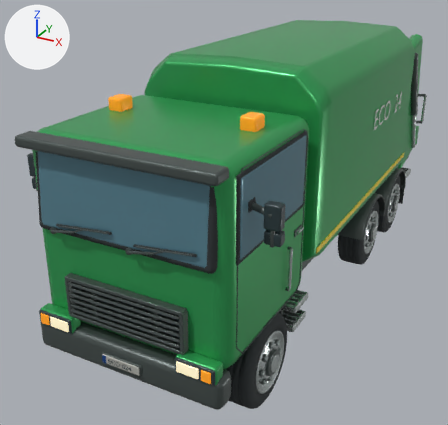
One commit to the glTF model vehicles/refuse_truck.glb: the scene before it, then after it.
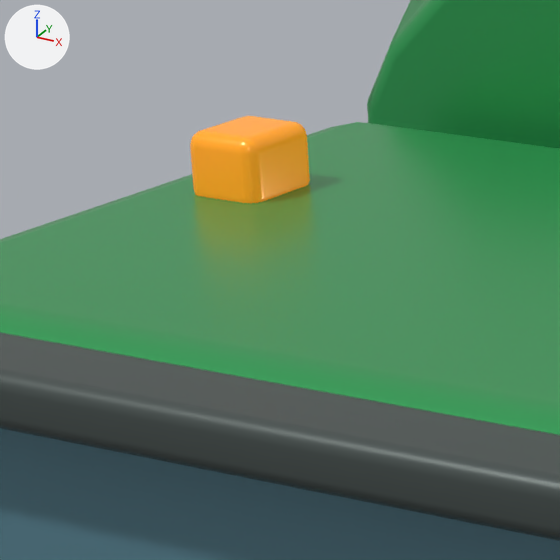
The first picture shows the older version from a 50 mm camera at (3.49, -8.18, 4.87) aimed at (-0.59, -0.76, 1.16). The close-ups show the older and then the newer version on the part from 16% to 41% of the width and 17% to 43% of the height of that picture. Only the edits that show in the close-ups are written down. The lights are fixed; the arrows at upper left show +X, +Y and +Z. Where no turn or scale is listed for an object, it has been applied to the vertices.

Script lines for the objects in view, before the commit:
```python
me_cube_001 = bpy.data.meshes.new('Cube.001')
me_cube_001.from_pydata(...)  # 96 vertices, 188 faces; spans x -1.17..1.17, y -0.99..0.99, z -1.1..1.1
me_cube_001.materials.append(mat_leaf_green_enamel)  # green #35a65b
me_cube_004 = bpy.data.meshes.new('Cube.004')
me_cube_004.from_pydata(...)  # 96 vertices, 188 faces; spans x -1.14..1.14, y -0.12..0.12, z -0.06..0.06
me_cube_004.materials.append(mat_graphite_trim)  # dark grey #4d5755
me_cube_073 = bpy.data.meshes.new('Cube.073')
me_cube_073.from_pydata(...)  # 96 vertices, 188 faces; spans x -0.095..0.095, y -0.115..0.115, z -0.085..0.085
me_cube_073.materials.append(mat_amber_lens)  # orange #ffa021, glowing brown #955b0e
ob_cab_shell = bpy.data.objects.new('Cab shell', me_cube_001)
ob_cab_shell.location = (0.0, -2.9, 2.04)
ob_roof_beacon = bpy.data.objects.new('Roof beacon', me_cube_073)
ob_roof_beacon.location = (-0.82, -2.74, 3.2)
ob_sun_visor = bpy.data.objects.new('Sun visor', me_cube_004)
ob_sun_visor.location = (0.0, -3.92, 3.06)
# also in view: 'Compactor body' at (0.0, 0.44, 2.4); 'Panoramic windshield' at (0.0, -3.87, 2.57)
```
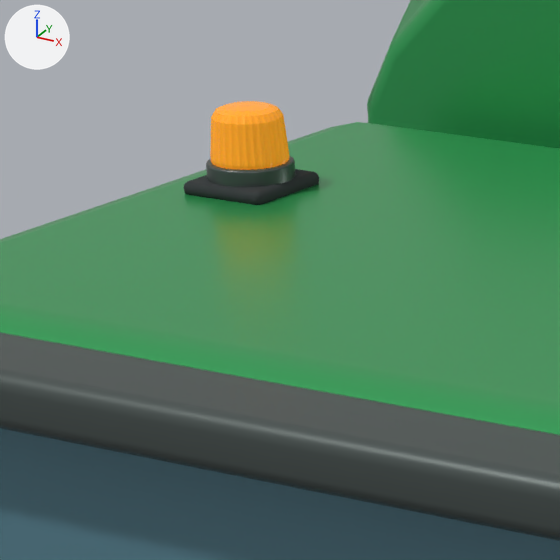
Boxes [x1, y1, x2, y2] around the edits, measured in the close-ups (560 x 560 px):
'Roof beacon', deleted: before [190, 116, 310, 203]
'Roof beacon lens', added: after [210, 101, 290, 170]
'Beacon mounting pad', added: after [184, 169, 319, 205]
'Beacon socket', added: after [206, 156, 296, 187]

Edits to the bpy script that builds the scene:
```text
Add me_fluted_beacon_lens:
    me_fluted_beacon_lens.from_pydata(...)  # 384 vertices, 764 faces; spans x -0.909..-0.731, y -2.829..-2.651, z 3.199..3.332
    me_fluted_beacon_lens.materials.append(mat_amber_lens)  # orange #ffa021, glowing brown #955b0e
Add me_cylinder_033_1:
    me_cylinder_033_1.from_pydata(...)  # 192 vertices, 380 faces; spans x -0.1..0.1, y -0.1..0.1, z -0.026..0.026
    me_cylinder_033_1.materials.append(mat_graphite_trim)  # dark grey #4d5755
Add me_cube_073_1:
    me_cube_073_1.from_pydata(...)  # 96 vertices, 188 faces; spans x -0.11..0.11, y -0.118..0.118, z -0.018..0.018
    me_cube_073_1.materials.append(mat_tire_rubber)  # dark grey #2c3234
Remove ob_roof_beacon:
    ob_roof_beacon = bpy.data.objects.new('Roof beacon', me_cube_073)
    ob_roof_beacon.location = (-0.82, -2.74, 3.2)
Add ob_roof_beacon_lens:
    ob_roof_beacon_lens = bpy.data.objects.new('Roof beacon lens', me_fluted_beacon_lens)
    ob_roof_beacon_lens.location = (0.0, 0.0, 0.0)
Add ob_beacon_socket:
    ob_beacon_socket = bpy.data.objects.new('Beacon socket', me_cylinder_033_1)
    ob_beacon_socket.location = (-0.82, -2.74, 3.179)
Add ob_beacon_mounting_pad:
    ob_beacon_mounting_pad = bpy.data.objects.new('Beacon mounting pad', me_cube_073_1)
    ob_beacon_mounting_pad.location = (-0.82, -2.74, 3.151)
```
